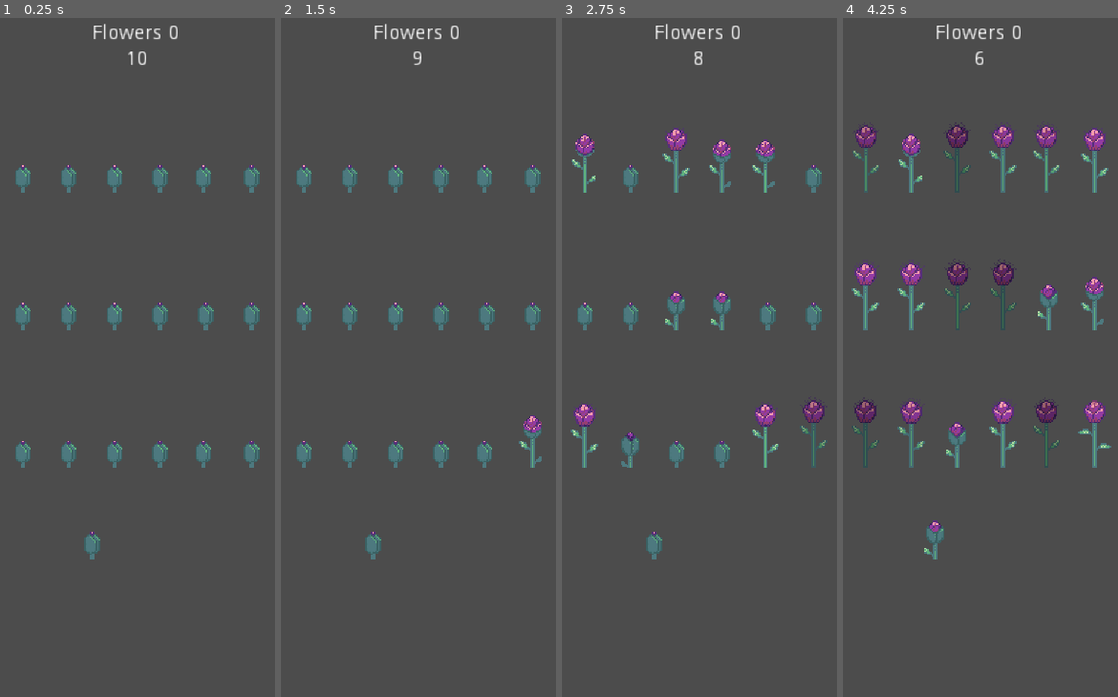
Above: before the commit, frames 1-4 (left to right).
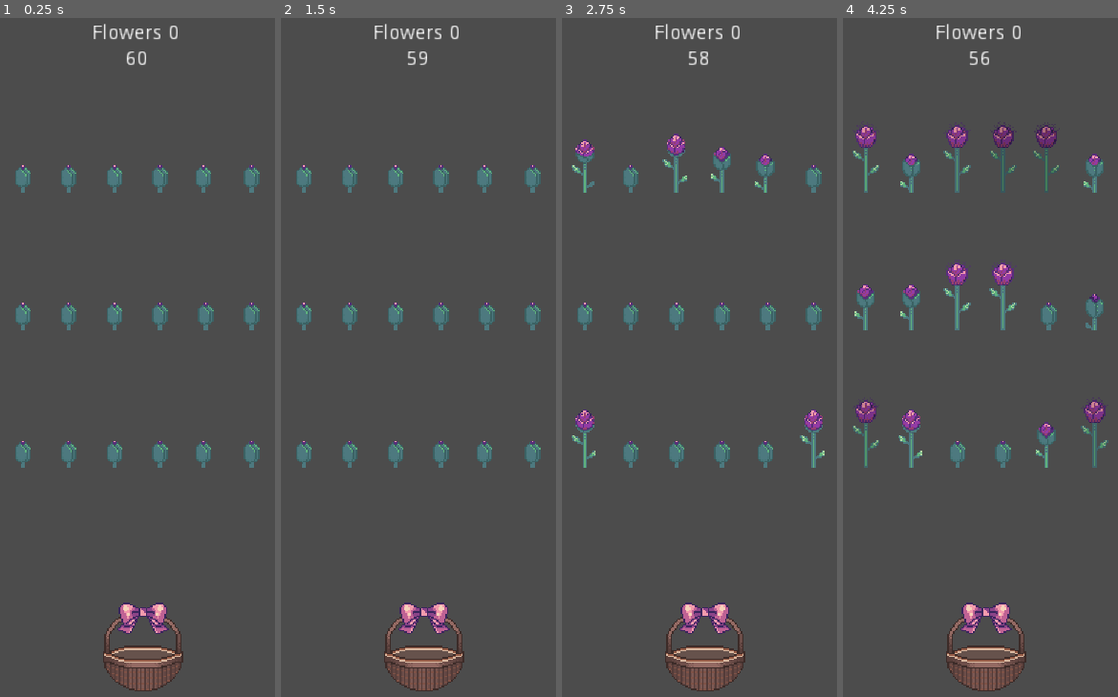
Above: after the commit, the same moments.

Repository: my-old-games/bouquet
Game: Godot game, scene res://scenes/levels/level1.tscn
The game is run twice, just before and just after one commit, with the same random seed, the same clock (stepped at 60 frames per second) and the same inputs. The project has no main scene, so this scene is started directly.
Inputs:
- Up to frame 1 (0.25 s): no input
- Up to frame 2 (1.5 s): tap Enter at 0.5 s
- Up to frame 3 (2.75 s): no input
- Up to frame 4 (4.25 s): no input

The runs differ from the first frame. In frame 1, 2.1% of the frame differs, in the area x 31-67%, y 4-100%; in frame 2, 2.4%; in frame 3, 5.1%; in frame 4, 8.2%, in the area x 3-98%, y 4-100%.

Commit message:
09 Canasta
Code: Escena canasta
Code: Canasta como punto de referencia
Asset: Canasta
Code: Animación canasta en función de flores.

Diff:
--- /dev/null
+++ b/project/scenes/baskets/basket.tscn
@@ -0,0 +1,75 @@
+[gd_scene load_steps=14 format=2]
+
+[ext_resource path="res://assets/images/baskets/Basket.png" type="Texture" id=1]
+[ext_resource path="res://scripts/basket.gd" type="Script" id=2]
+
+[sub_resource type="AtlasTexture" id=6]
+atlas = ExtResource( 1 )
+region = Rect2( 128, 0, 64, 64 )
+
+[sub_resource type="AtlasTexture" id=7]
+atlas = ExtResource( 1 )
+region = Rect2( 128, 64, 64, 64 )
+
+[sub_resource type="AtlasTexture" id=8]
+atlas = ExtResource( 1 )
+region = Rect2( 128, 0, 64, 64 )
+
+[sub_resource type="AtlasTexture" id=4]
+atlas = ExtResource( 1 )
+region = Rect2( 256, 0, 64, 64 )
+
+[sub_resource type="AtlasTexture" id=11]
+atlas = ExtResource( 1 )
+region = Rect2( 256, 64, 64, 64 )
+
+[sub_resource type="AtlasTexture" id=12]
+atlas = ExtResource( 1 )
+region = Rect2( 256, 0, 64, 64 )
+
+[sub_resource type="AtlasTexture" id=5]
+atlas = ExtResource( 1 )
+region = Rect2( 192, 0, 64, 64 )
+
+[sub_resource type="AtlasTexture" id=9]
+atlas = ExtResource( 1 )
+region = Rect2( 192, 64, 64, 64 )
+
+[sub_resource type="AtlasTexture" id=10]
+atlas = ExtResource( 1 )
+region = Rect2( 192, 0, 64, 64 )
+
+[sub_resource type="AtlasTexture" id=2]
+atlas = ExtResource( 1 )
+region = Rect2( 0, 0, 64, 64 )
+
+[sub_resource type="SpriteFrames" id=1]
+animations = [ {
+"frames": [ SubResource( 6 ), SubResource( 7 ), SubResource( 8 ) ],
+"loop": false,
+"name": "ONE",
+"speed": 5.0
+}, {
+"frames": [ SubResource( 4 ), SubResource( 11 ), SubResource( 12 ) ],
+"loop": false,
+"name": "FULL",
+"speed": 5.0
+}, {
+"frames": [ SubResource( 5 ), SubResource( 9 ), SubResource( 10 ) ],
+"loop": false,
+"name": "HALF",
+"speed": 5.0
+}, {
+"frames": [ SubResource( 2 ) ],
+"loop": false,
+"name": "IDLE",
+"speed": 5.0
+} ]
+
+[node name="Basket" type="Node2D"]
+script = ExtResource( 2 )
+
+[node name="AnimatedSprite" type="AnimatedSprite" parent="."]
+position = Vector2( 0.375839, -30.9636 )
+frames = SubResource( 1 )
+animation = "IDLE"
--- a/project/scenes/interface/hud.tscn
+++ b/project/scenes/interface/hud.tscn
@@ -1,6 +1,7 @@
-[gd_scene load_steps=2 format=2]
+[gd_scene load_steps=3 format=2]
 
 [ext_resource path="res://scripts/hud.gd" type="Script" id=1]
+[ext_resource path="res://scenes/baskets/basket.tscn" type="PackedScene" id=2]
 
 [node name="HUD" type="CanvasLayer"]
 script = ExtResource( 1 )
@@ -41,3 +42,6 @@
 margin_right = 148.0
 margin_bottom = 14.0
 text = "0"
+
+[node name="Basket" parent="." instance=ExtResource( 2 )]
+position = Vector2( 148, 476.276 )
--- a/project/scenes/levels/level1.tscn
+++ b/project/scenes/levels/level1.tscn
@@ -7,10 +7,9 @@
 [node name="Level0" type="Node2D" groups=[
 "levels",
 ]]
-position = Vector2( 5.05109, 4.48984 )
 script = ExtResource( 3 )
 flowers = [ ExtResource( 1 ) ]
-time = 10
+time = 60
 
 [node name="HUD" parent="." instance=ExtResource( 2 )]
 
@@ -64,9 +63,6 @@
 [node name="Hole12" type="Position2D" parent="Holes"]
 position = Vector2( 96, 320 )
 
-[node name="Hole13" type="Position2D" parent="Holes"]
-position = Vector2( 112.532, 384 )
-
 [node name="Hole14" type="Position2D" parent="Holes"]
 position = Vector2( 128, 320 )
 
--- /dev/null
+++ b/project/scripts/basket.gd
@@ -0,0 +1,7 @@
+extends Node2D
+
+func set_animation(anim):
+	$AnimatedSprite.play(anim)
+
+func get_position():
+	return position
--- a/project/scripts/flower.gd
+++ b/project/scripts/flower.gd
@@ -43,7 +43,7 @@
 	selected = true
 
 func live():
-	var random = rng.randf_range(0.5, 4.0)
+	var random = rng.randf_range(0.5, 5.0)
 	$Sprite.frame = 0
 	$TimerGrow.set_wait_time(random)
 	$TimerGrow.start()
@@ -75,4 +75,5 @@
 	$Tween.start()
 
 func _on_Tween_tween_completed(object, key):
-	pass
+	object.hide()
+	root_level.update_basket()
--- a/project/scripts/hud.gd
+++ b/project/scripts/hud.gd
@@ -6,3 +6,9 @@
 
 func set_timer_count(seconds):
 	$VBoxContainer/HBoxContainer2/Label.text = String(seconds)
+
+func basket_position():
+	return $Basket.get_position()
+
+func update_basket(anim):
+	$Basket.set_animation(anim)
--- a/project/scripts/level.gd
+++ b/project/scripts/level.gd
@@ -4,11 +4,10 @@
 export(int) var time
 # ---------------------- ONREADY VAR ----------------------
 var test_score = 0
-onready var basket_position = $TestBasket.position
+onready var basket_position = $HUD.basket_position()
 onready var trash_position  = $TestTrash.position
 onready var holes = $Holes.get_children()
 # ---------------------- VAR ----------------------
-
 func _ready():
 	$HUD.set_flowers_count(test_score)
 	$HUD.set_timer_count(time)
@@ -27,6 +26,15 @@
 func get_flower():
 	return flowers[0]
 
+func update_basket():
+	if  test_score > 0  and  test_score < 3 :
+		$HUD.update_basket('ONE')
+	elif test_score > 3 and  test_score < 5:
+		$HUD.update_basket('HALF')
+	elif test_score > 5:
+		$HUD.update_basket('FULL')
+	else:
+		print("Fail!")
 
 func _on_Clock_timeout():
 	time -= 1
Binary file added: project/assets/images/baskets/Basket.png
Not shown, added: project/assets/images/baskets/Basket.png.import
Not shown, added: assets/desing/Basket.pyxel
Not shown, added: assets/images/Basket.png
